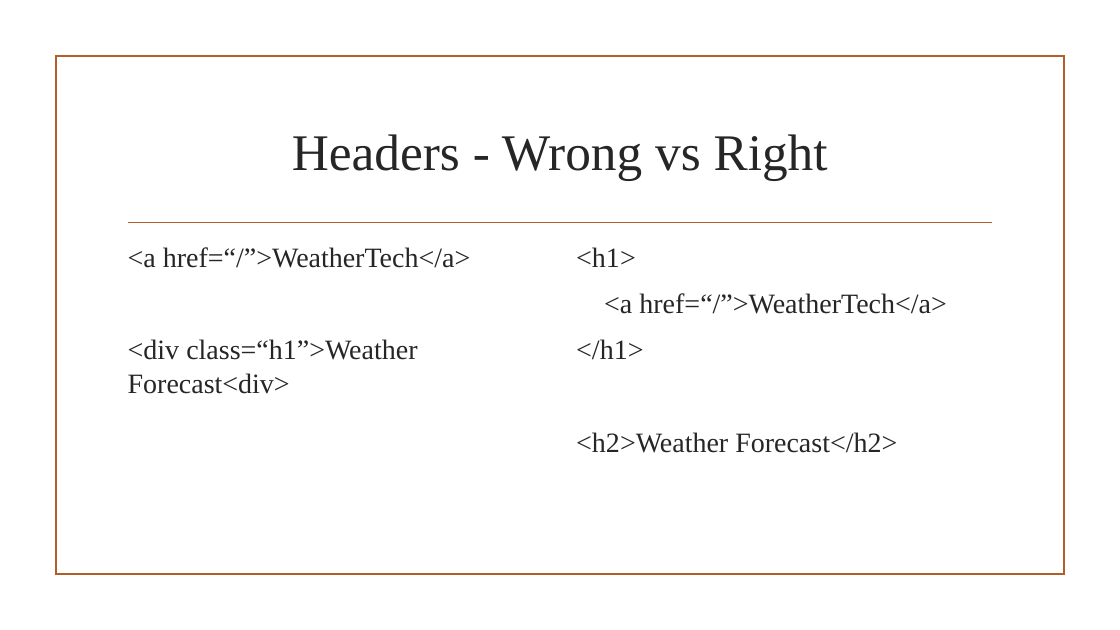
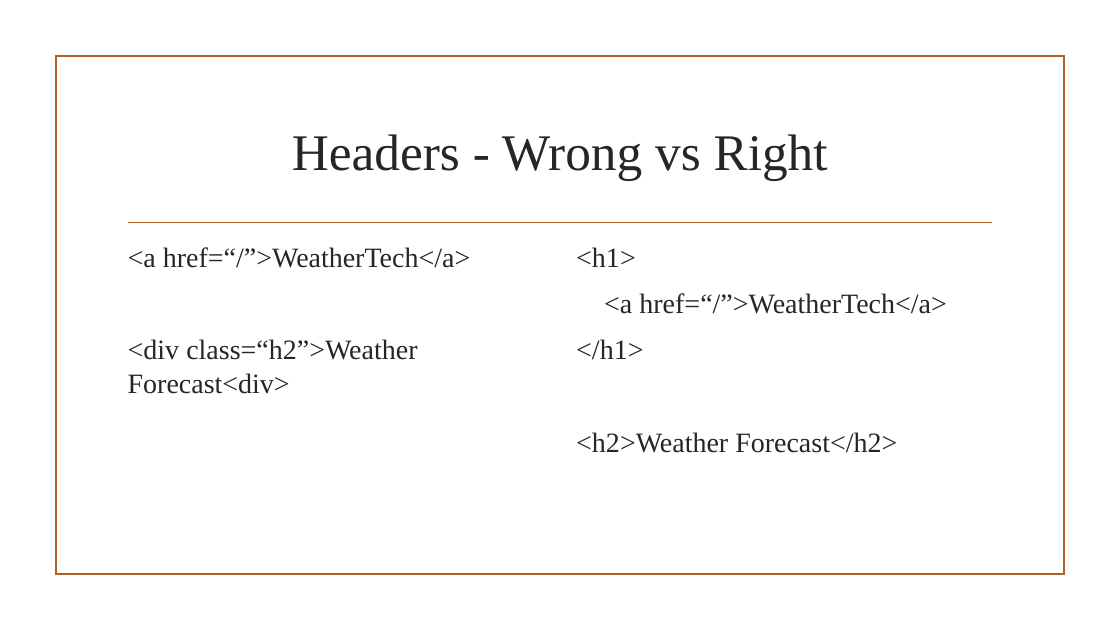
Before and after one commit to Hosch250/MDC2020AccessibilityTalk, a slide deck: slide 6 of MDC Presentation.pptx. Drawn at 1120x630 pixels with LibreOffice and Linux fonts; fonts in the diff are those of the drawing; background and template pictures are left out. Boxes give left, top, right and bottom in pixels: in the first picture for what was removed or moved away, otherwise in the second. Text is boxed around its words. In the diff, an @@ line names an element or a change of style, - is before the commit and + after.

```diff
--- a/MDC Presentation.pptx
+++ b/MDC Presentation.pptx
@@ text at box(128, 339, 417, 394): text changed @@
-<div class=“h1”>Weather Forecast<div>
+<div class=“h2”>Weather Forecast<div>
```
Also in this commit, not shown: 1 other slide changed, 1 slide added.
